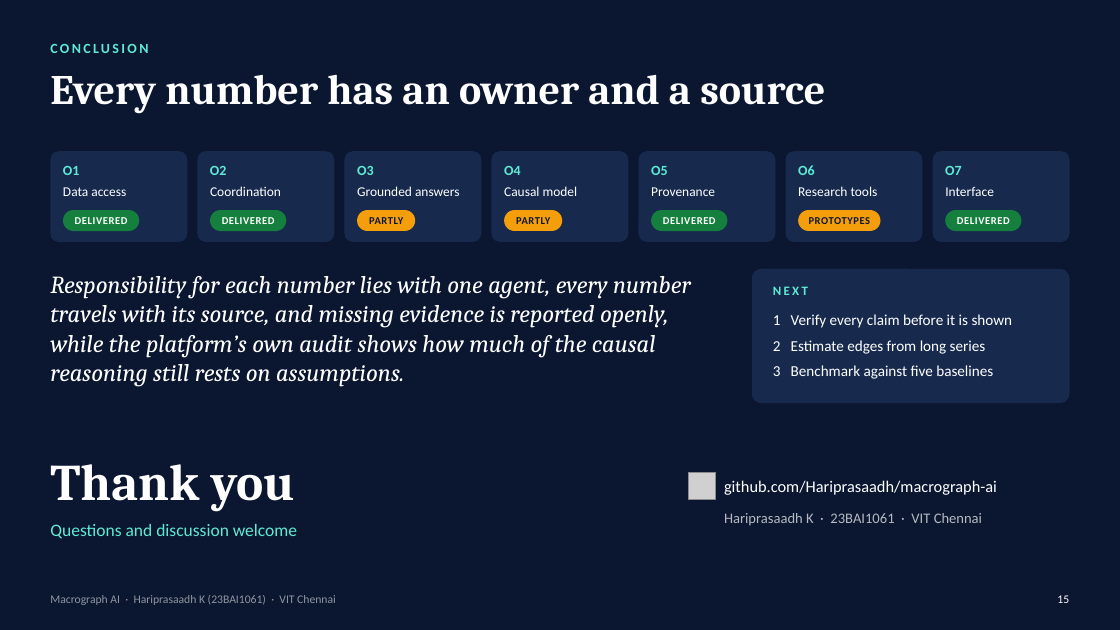
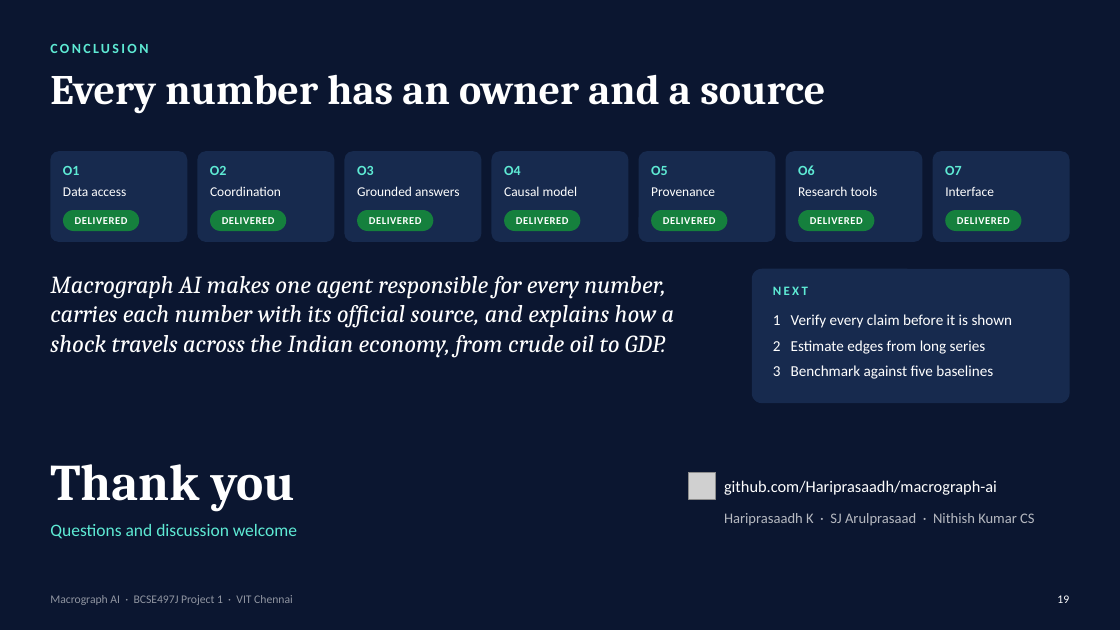
Before and after one commit to Hariprasaadh/macrograph-ai, a slide deck: slide 19 of docs/detailed/Macrograph_AI_Presentation.pptx (slide 15 before the commit). Drawn at 1120x630 pixels with LibreOffice and Linux fonts; fonts in the diff are those of the drawing; grey boxes stand for pictures. Boxes give left, top, right and bottom in pixels: in the first picture for what was removed or moved away, otherwise in the second. Text is boxed around its words. In the diff, an @@ line names an element or a change of style, - is before the commit and + after.

Commit message:
update ppt and the final report

```diff
--- a/docs/detailed/Macrograph_AI_Presentation.pptx
+++ b/docs/detailed/Macrograph_AI_Presentation.pptx
@@ rounded rectangle: place and size @@
-rounded rectangle at (357,210,415,231)
+rounded rectangle at (357,210,434,231)
@@ text at (369,217,422,224): text changed; text colour #0B1630 to #FFFFFF @@
-PARTLY
+DELIVERED
@@ fill #F59E0B to #15803D in 3 elements at (798,210,875,231), (357,210,434,231), (504,210,581,231) @@
@@ rounded rectangle: place and size @@
-rounded rectangle at (504,210,562,231)
+rounded rectangle at (504,210,581,231)
@@ text at (516,217,569,224): text changed; text colour #0B1630 to #FFFFFF @@
-PARTLY
+DELIVERED
@@ rounded rectangle: place and size @@
-rounded rectangle at (798,210,881,231)
+rounded rectangle at (798,210,875,231)
@@ text at (810,217,863,224): text changed; text colour #0B1630 to #FFFFFF @@
-PROTOTYPES
+DELIVERED
@@ text at (50,276,675,357): text changed @@
-Responsibility for each number lies with one agent, every number travels with its source, and missing evidence is reported openly, while the platform’s own audit shows how much of the causal reasoning still rests on assumptions.
+Macrograph AI makes one agent responsible for every number, carries each number with its official source, and explains how a shock travels across the Indian economy, from crude oil to GDP.
@@ text at (724,513,1034,526): text changed @@
-Hariprasaadh K · 23BAI1061 · VIT Chennai
+Hariprasaadh K · SJ Arulprasaad · Nithish Kumar CS
@@ text at (50,595,293,605): text changed @@
-Macrograph AI · Hariprasaadh K (23BAI1061) · VIT Chennai
+Macrograph AI · BCSE497J Project 1 · VIT Chennai
@@ page number at (1057,595,1069,603): text changed @@
-15
+19
```
Also in this commit, not shown: 13 other slides changed, 6 slides added, 1 slide removed, 3 other files.
